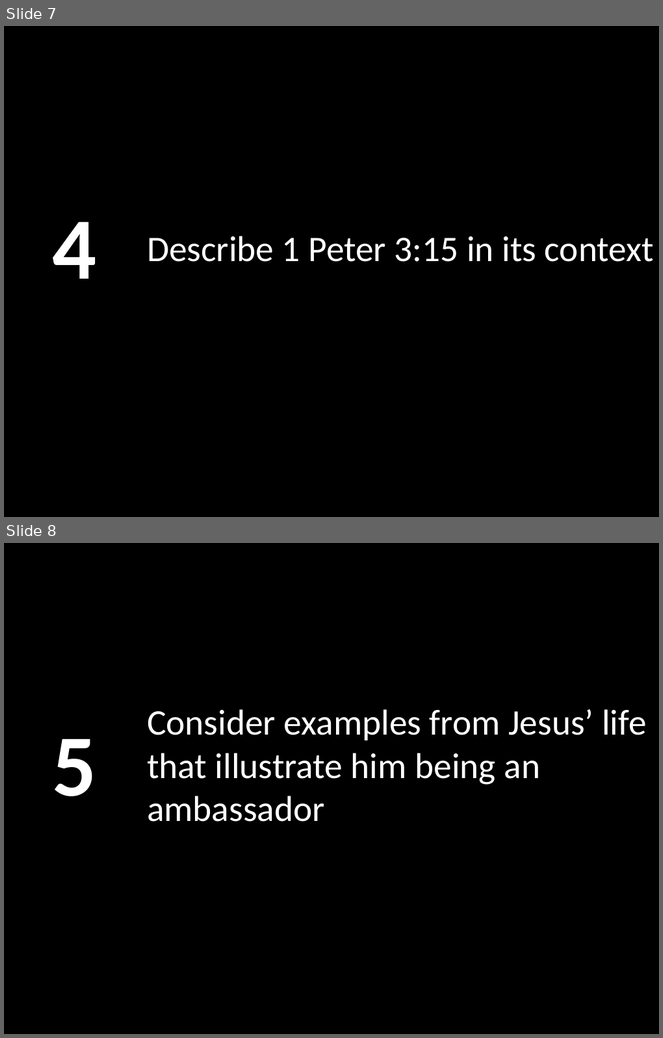
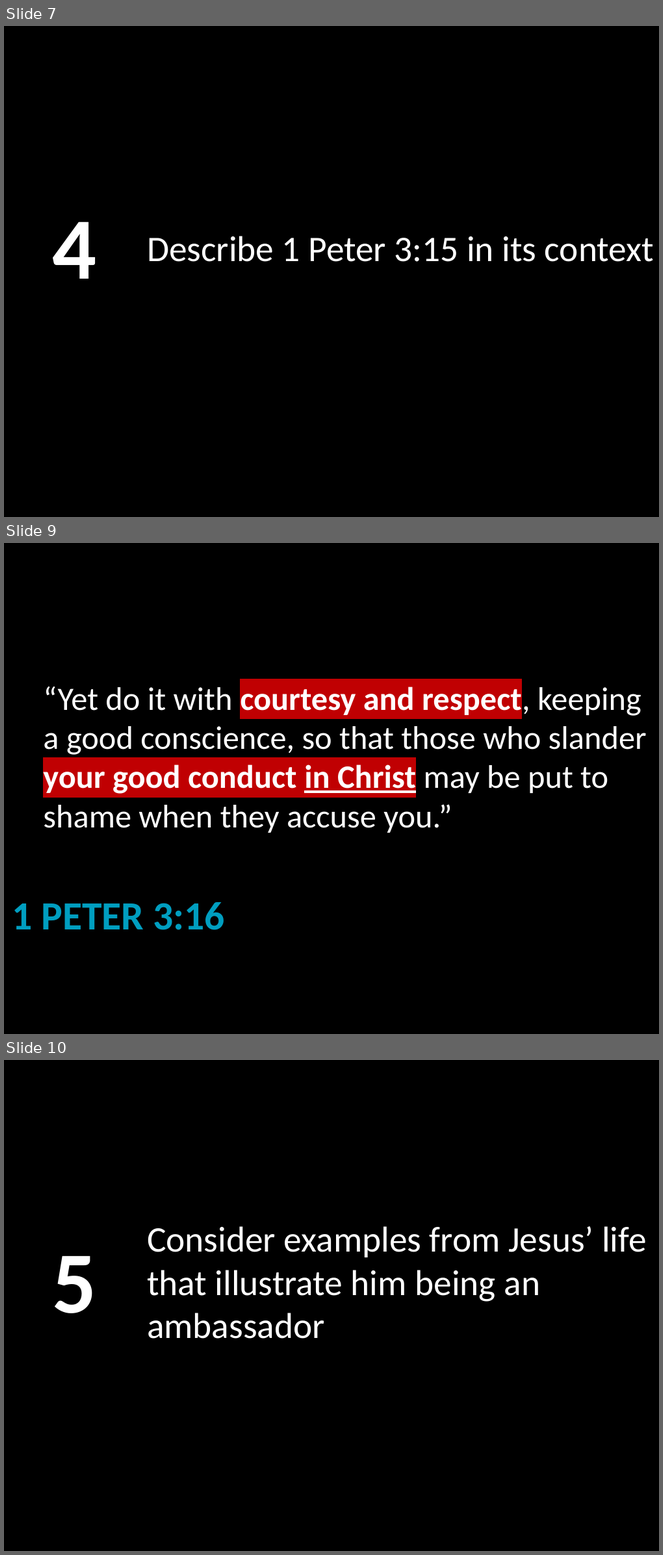
Before and after one commit to LukeMurphey/Ai1L, a slide deck: companion-website/public/files/3. Ambassadors for Christ.pptx. Shown one above the other, each under a label of ours: slides 7 and 8 before the commit, slides 7, 9 and 10 after it; the slides between them are not shown. The pictures are 663x1038 and 663x1555 pixels, drawn with LibreOffice and Linux fonts; fonts in the diff are those of the drawing. Boxes give left, top, right and bottom in pixels: in the first picture for what was removed or moved away, otherwise in the second. Text is boxed around its words. In the diff, an @@ line names an element or a change of style, - is before the commit and + after.

Commit message:
Updating the slides

```diff
--- a/companion-website/public/files/3. Ambassadors for Christ.pptx
+++ b/companion-website/public/files/3. Ambassadors for Christ.pptx
@@ slide 9 added at bbox=[4, 543, 659, 1034], background #000000 @@
@@ title added at bbox=[43, 683, 647, 833], 36 pt, text #FFFFFF @@
+“Yet do it with courtesy and respect, keeping a good conscience, so that those who slander your good conduct in Christ may be put to shame when they accuse you.”
@@ text added at bbox=[12, 902, 225, 930], 44 pt, text #009EC0, bold @@
+1 PETER 3:16
@@ what was slide 8 is now slide 10 @@
```
Also in this commit, not shown: 1 other slide added, 3 other files.
